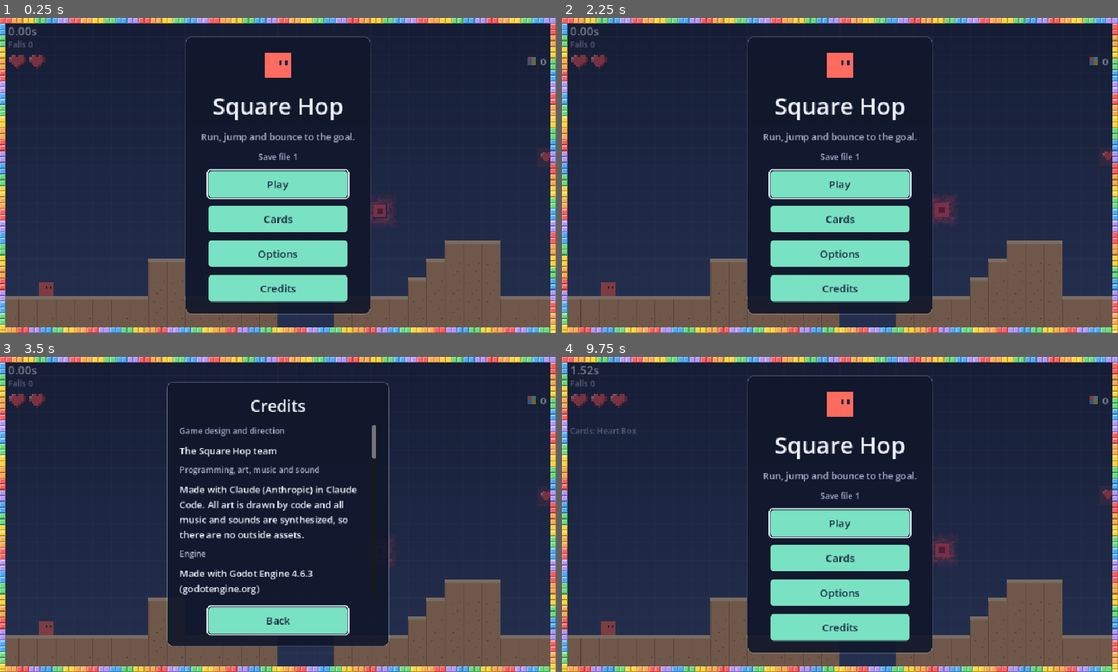
Above: before the commit, frames 1-4 (two rows, left to right).
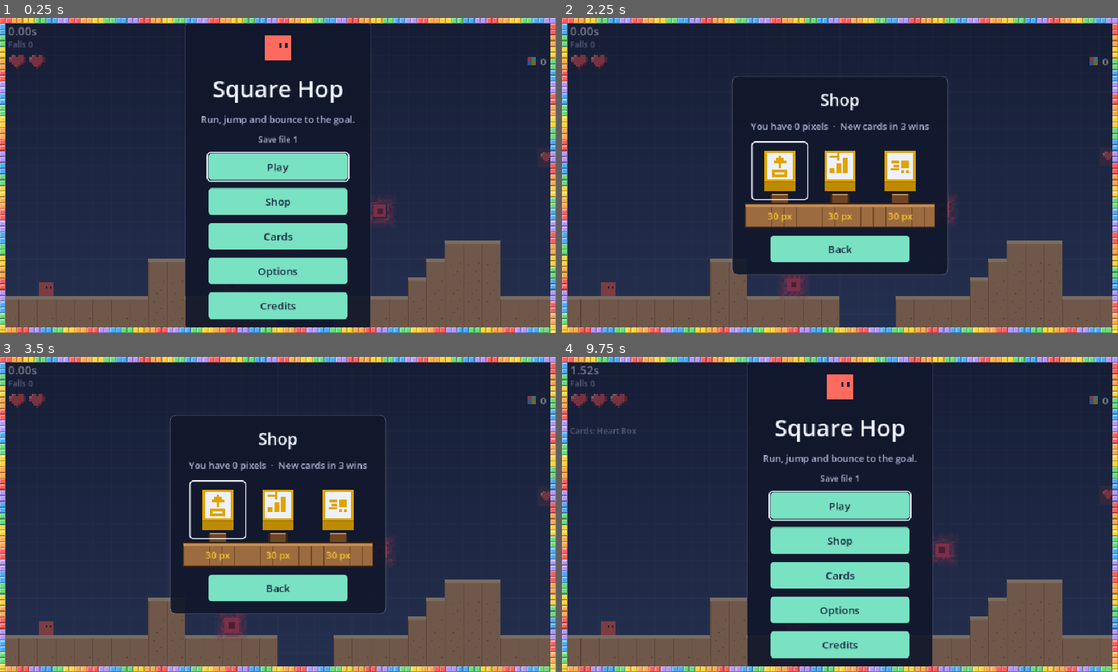
Above: after the commit, the same moments.

Repository: Wut-Lab/Gdtest
Game: Godot game, scene res://scenes/main.tscn
Same seed, same stepped clock (60 frames per second), same inputs: the game is played once before the commit and once after it.
Inputs (mouse positions are in pixels of both pictures, inside the frame that each line leads up to):
- Up to frame 1 (0.25 s): no input
- Up to frame 2 (2.25 s): click "Cards" at 0.5 s; click "Back" at 1.25 s; click (840, 200) at 2 s, where only the run after the commit has a clickable "Shop"
- Up to frame 3 (3.5 s): click (278, 627) at 2.75 s, where only the run before the commit has a clickable "Credits"
- Up to frame 4 (9.75 s): click "Back" at 3.5 s; click "Credits" at 4.25 s; move the mouse to (962, 498) at 5.02 s; hold Right (move_right) 5.03-5.75 s; tap Shift (dash) at 5.1 s; click (962, 498) at 5.17 s; tap Up (ui_up) at 5.27 s; click "Tune" at 5.75 s; click "Done" at 6.5 s; click "Pause" at 7.25 s; click "Cards" at 8 s; click "Back" at 8.75 s; click "Back" at 9.5 s

The runs differ from the first frame. In frame 1, 11% of the frame differs, in the area x 33-67%, y 1-99%; in frame 2, 15%; in frame 3, 16%, in the area x 30-70%, y 7-92%; in frame 4, 11%.

Commit message:
Add the shop: 3 cards for 30 pixels each, restocked every 3 wins; drop groups decide which cards a source can give
Co-Authored-By: Claude Opus 5.5 <noreply@anthropic.com>
Claude-Session: https://claude.ai/code/session_013BExeNvw9cRKcGMw9Cx8kr

Diff:
--- a/scripts/card_collection.gd
+++ b/scripts/card_collection.gd
@@ -13,6 +13,15 @@
 ## Every card, grouped by type, in the order the collection screen shows them.
 const ALL := ["dash", "pound", "double_jump", "glide", "quick", "tele_hop", "shockwave", "stun_landing", "air_brake", "momentum", "heart_box"]
 
+## Where each card can come from (its drop group, as on the blueprint):
+##   shop = Shop Only, find = Find Only (chests), drop = Drop Only, all = Shop, Find and Drop.
+## Cards not listed are "all".
+const DROP_GROUPS := {}
+## The shop: every card costs the same for now, 3 on display, new stock every 3 wins.
+const PRICE := 30
+const SHOP_SIZE := 3
+const RESTOCK_WINS := 3
+
 ## The save file in use, 1 to 3.
 static var file := 1
 static var owned: Array[String] = []
@@ -20,6 +29,9 @@
 static var pixels := 0
 ## Chests already opened, as "level key:chest number", so each pays out once.
 static var opened_chests: Array[String] = []
+## The cards on display in the shop ("" = sold), and wins since it last restocked.
+static var shop_stock: Array[String] = []
+static var shop_wins := 0
 static var _loaded := false
 
 
@@ -48,12 +60,16 @@
 		equipped = equipped.filter(func(a: String) -> bool: return a in owned)
 		pixels = int(cfg.get_value("progress", "pixels", 0))
 		opened_chests.assign(cfg.get_value("progress", "opened_chests", []))
+		shop_stock.assign(cfg.get_value("shop", "stock", []))
+		shop_wins = int(cfg.get_value("shop", "wins", 0))
 	else:
 		# A fresh file: written to disk the first time something changes.
 		owned.assign([STARTER])
 		equipped.assign([STARTER])
 		pixels = 0
 		opened_chests.clear()
+		shop_stock.clear()
+		shop_wins = 0
 	var settings := ConfigFile.new()
 	settings.load(SETTINGS)
 	settings.set_value("game", "last_file", n)
@@ -67,6 +83,8 @@
 	cfg.set_value("cards", "equipped", equipped)
 	cfg.set_value("progress", "pixels", pixels)
 	cfg.set_value("progress", "opened_chests", opened_chests)
+	cfg.set_value("shop", "stock", shop_stock)
+	cfg.set_value("shop", "wins", shop_wins)
 	cfg.save(path(file))
 
 
@@ -83,6 +101,45 @@
 	if key not in opened_chests:
 		opened_chests.append(key)
 		save()
+
+
+static func drop_group(ability: String) -> String:
+	return DROP_GROUPS.get(ability, "all")
+
+
+## Cards that can come from a source ("shop", "find" or "drop").
+static func pool(source: String) -> Array:
+	return ALL.filter(func(a: String) -> bool: return drop_group(a) in [source, "all"])
+
+
+## The shop's cards, stocking it first if it's empty. Cards already owned aren't stocked.
+static func get_shop() -> Array[String]:
+	if shop_stock.is_empty():
+		var left := pool("shop").filter(func(a: String) -> bool: return a not in owned)
+		left.shuffle()
+		shop_stock.assign(left.slice(0, SHOP_SIZE))
+		save()
+	return shop_stock
+
+
+## A win counts toward restocking the shop.
+static func record_win() -> void:
+	shop_wins += 1
+	if shop_wins >= RESTOCK_WINS:
+		shop_wins = 0
+		shop_stock.clear()
+	save()
+
+
+## Buys a card on display. Returns false if it isn't there or there aren't enough pixels.
+static func buy(ability: String) -> bool:
+	var i := shop_stock.find(ability)
+	if i < 0 or pixels < PRICE or ability in owned:
+		return false
+	pixels -= PRICE
+	shop_stock[i] = ""
+	add(ability)   # saves
+	return true
 
 
 ## A random card this file hasn't found yet, or "" if it has them all.
--- a/scripts/main.gd
+++ b/scripts/main.gd
@@ -306,7 +306,7 @@
 func _on_chest_opened(index: int) -> void:
 	if _level_key != "custom":
 		CardCollection.mark_chest("%s:%d" % [_level_key, index])
-	var card: String = CardCollection.ALL.pick_random() if randf() < 0.2 else ""
+	var card: String = CardCollection.pool("find").pick_random() if randf() < 0.2 else ""
 	if card != "":
 		_on_card_collected(card)
 	else:
@@ -347,6 +347,7 @@
 	player.velocity = Vector2.ZERO
 	var reward := win_reward()
 	if reward > 0:
+		CardCollection.record_win()
 		CardCollection.add_pixels(reward)
 		hud.set_pixels(CardCollection.pixels)
 	hud.show_win(run_time, falls, hearts, seed_value, reward)
--- a/scripts/main_menu.gd
+++ b/scripts/main_menu.gd
@@ -5,6 +5,8 @@
 ##   Files:   3 save files to pick from (each has its own cards); Erase starts one over
 ##   Cards:   the card collection: every card by type, locked ones as silhouettes
 ##   Card:    one card up close, with what it does and Equip / Unequip
+##   Shop:    3 cards on display for pixels, restocked every few wins
+##   Buy:     one shop card up close, with what it does and Buy
 ##   Credits: who and what made the game, and the engine's license
 ## Options opens the same Options page as the pause menu.
 
@@ -26,6 +28,16 @@
 var _file_label: Label
 var _file_buttons: Array[Button] = []
 var _erase_buttons: Array[Button] = []
+var _shop_info: Label
+var _shop_slots: Array[Button] = []
+var _shop_icons: Array[CardIcon] = []
+var _shop_prices: Array[Label] = []
+var _shop_pick := ""
+var _buy_big: CardIcon
+var _buy_type: Label
+var _buy_text: Label
+var _buy: Button
+var _buy_sfx: AudioStreamPlayer
 
 
 func _ready() -> void:
@@ -63,6 +75,7 @@
 	_file_label.add_theme_color_override("font_color", DIM)
 	main.add_child(_file_label)
 	_button(main, "Play", func() -> void: _open_files())
+	_button(main, "Shop", func() -> void: _open_shop())
 	_button(main, "Cards", func() -> void: _open_collection())
 	_button(main, "Options", func() -> void: options_pressed.emit())
 	_button(main, "Credits", func() -> void: _show("Credits"))
@@ -144,6 +157,62 @@
 	_equip = _button(card, "Equip", _toggle_equip)
 	_button(card, "Back", func() -> void: _open_collection())
 
+	var shop := _page("Shop")
+	shop.add_child(_title("Shop"))
+	_shop_info = Label.new()
+	_shop_info.horizontal_alignment = HORIZONTAL_ALIGNMENT_CENTER
+	_shop_info.add_theme_color_override("font_color", DIM)
+	shop.add_child(_shop_info)
+	# The counter: cards on little stands over a blocky wooden counter.
+	var counter := Control.new()
+	counter.custom_minimum_size = Vector2(330, 150)
+	counter.size_flags_horizontal = Control.SIZE_SHRINK_CENTER
+	counter.draw.connect(func() -> void: _draw_counter(counter))
+	shop.add_child(counter)
+	for i in CardCollection.SHOP_SIZE:
+		var b := Button.new()
+		b.flat = true
+		b.position = Vector2(15 + i * 104, 4)
+		b.size = Vector2(92, 96)
+		b.pressed.connect(func() -> void: _open_buy(CardCollection.shop_stock[i] if i < CardCollection.shop_stock.size() else ""))
+		var icon := CardIcon.new()
+		icon.card_scale = 2.2
+		icon.set_anchors_and_offsets_preset(Control.PRESET_FULL_RECT)
+		icon.mouse_filter = Control.MOUSE_FILTER_IGNORE
+		b.add_child(icon)
+		counter.add_child(b)
+		var price := Label.new()
+		price.horizontal_alignment = HORIZONTAL_ALIGNMENT_CENTER
+		price.position = Vector2(15 + i * 104, 118)
+		price.size = Vector2(92, 24)
+		price.add_theme_color_override("font_color", Color("f2c230"))
+		counter.add_child(price)
+		_shop_slots.append(b)
+		_shop_icons.append(icon)
+		_shop_prices.append(price)
+	_button(shop, "Back", func() -> void: _show("Main"))
+
+	var buy := _page("Buy")
+	_buy_big = CardIcon.new()
+	_buy_big.card_scale = 4.0
+	_buy_big.size_flags_horizontal = Control.SIZE_SHRINK_CENTER
+	buy.add_child(_buy_big)
+	_buy_type = Label.new()
+	_buy_type.horizontal_alignment = HORIZONTAL_ALIGNMENT_CENTER
+	buy.add_child(_buy_type)
+	_buy_text = Label.new()
+	_buy_text.autowrap_mode = TextServer.AUTOWRAP_WORD_SMART
+	_buy_text.horizontal_alignment = HORIZONTAL_ALIGNMENT_CENTER
+	_buy_text.custom_minimum_size = Vector2(280, 0)
+	_buy_text.add_theme_color_override("font_color", DIM)
+	buy.add_child(_buy_text)
+	_buy = _button(buy, "Buy", _buy_card)
+	_button(buy, "Back", func() -> void: _open_shop())
+	_buy_sfx = AudioStreamPlayer.new()
+	_buy_sfx.stream = load("res://audio/buy.wav")
+	_buy_sfx.bus = AudioSettings.SOUNDS_BUS
+	add_child(_buy_sfx)
+
 	var files := _page("Files")
 	files.add_child(_title("Save Files"))
 	for n in range(1, CardCollection.FILES + 1):
@@ -167,6 +236,8 @@
 	panel.add_child(files)
 	panel.add_child(cards)
 	panel.add_child(card)
+	panel.add_child(shop)
+	panel.add_child(buy)
 	panel.add_child(credits)
 	open()
 
@@ -185,7 +256,10 @@
 	if _pages["Card"].visible:
 		get_viewport().set_input_as_handled()
 		_open_collection()
-	elif _pages["Credits"].visible or _pages["Cards"].visible or _pages["Files"].visible:
+	elif _pages["Buy"].visible:
+		get_viewport().set_input_as_handled()
+		_open_shop()
+	elif _pages["Shop"].visible or _pages["Credits"].visible or _pages["Cards"].visible or _pages["Files"].visible:
 		get_viewport().set_input_as_handled()
 		_show("Main")
 
@@ -279,6 +353,68 @@
 	_update_equip()
 
 
+func _open_shop() -> void:
+	CardCollection.setup()
+	var stock := CardCollection.get_shop()
+	var left := CardCollection.RESTOCK_WINS - CardCollection.shop_wins
+	_shop_info.text = "You have %d pixels  ·  New cards in %d win%s" % [CardCollection.pixels, left,
+		"" if left == 1 else "s"]
+	for i in _shop_slots.size():
+		var a: String = stock[i] if i < stock.size() else ""
+		_shop_icons[i].visible = a != ""
+		_shop_slots[i].disabled = a == ""
+		if a != "":
+			_shop_icons[i].ability = a
+		_shop_prices[i].text = ("%d px" % CardCollection.PRICE) if a != "" else ("Sold" if i < stock.size() else "")
+	_show("Shop")
+	for i in _shop_slots.size():
+		if not _shop_slots[i].disabled:
+			_shop_slots[i].grab_focus()
+			return
+	_pages["Shop"].get_child(-1).grab_focus()
+
+
+func _open_buy(a: String) -> void:
+	if a == "":
+		return
+	_shop_pick = a
+	_buy_big.ability = a
+	var type_name: String = AbilityCard.TYPES[a]
+	_buy_type.text = AbilityCard.TYPE_NAMES[type_name]
+	_buy_type.add_theme_color_override("font_color", AbilityCard.TYPE_COLORS[type_name].lightened(0.25))
+	_buy_text.text = AbilityCard.DESCRIPTIONS[a]
+	var short := CardCollection.PRICE - CardCollection.pixels
+	_buy.text = ("Buy (%d pixels)" % CardCollection.PRICE) if short <= 0 else ("Need %d more pixels" % short)
+	_buy.disabled = short > 0
+	_show("Buy")
+	if _buy.disabled:
+		_pages["Buy"].get_child(-1).grab_focus()
+
+
+func _buy_card() -> void:
+	if CardCollection.buy(_shop_pick):
+		_buy_sfx.play()
+		_open_shop()
+
+
+## Wooden stands under each slot and a blocky counter along the bottom.
+func _draw_counter(c: Control) -> void:
+	var wood := Color("9c6b3f")
+	var dark := Color("6e4626")
+	var light := Color("c48a52")
+	var edge := Color("3b2716")
+	for i in CardCollection.SHOP_SIZE:
+		var x := 15.0 + i * 104
+		c.draw_rect(Rect2(x + 30, 92, 32, 18), edge)
+		c.draw_rect(Rect2(x + 32, 92, 28, 16), dark)
+		c.draw_rect(Rect2(x + 32, 92, 28, 3), light)
+	c.draw_rect(Rect2(0, 108, c.size.x, 42), edge)
+	c.draw_rect(Rect2(2, 110, c.size.x - 4, 38), wood)
+	c.draw_rect(Rect2(2, 110, c.size.x - 4, 4), light)
+	for bx in range(2, int(c.size.x) - 4, 22):
+		c.draw_rect(Rect2(bx, 114, 1, 34), dark)
+
+
 func _title(text: String) -> Label:
 	var l := Label.new()
 	l.text = text
Not shown, added: audio/buy.wav.import
Not shown, added: audio/buy.wav
